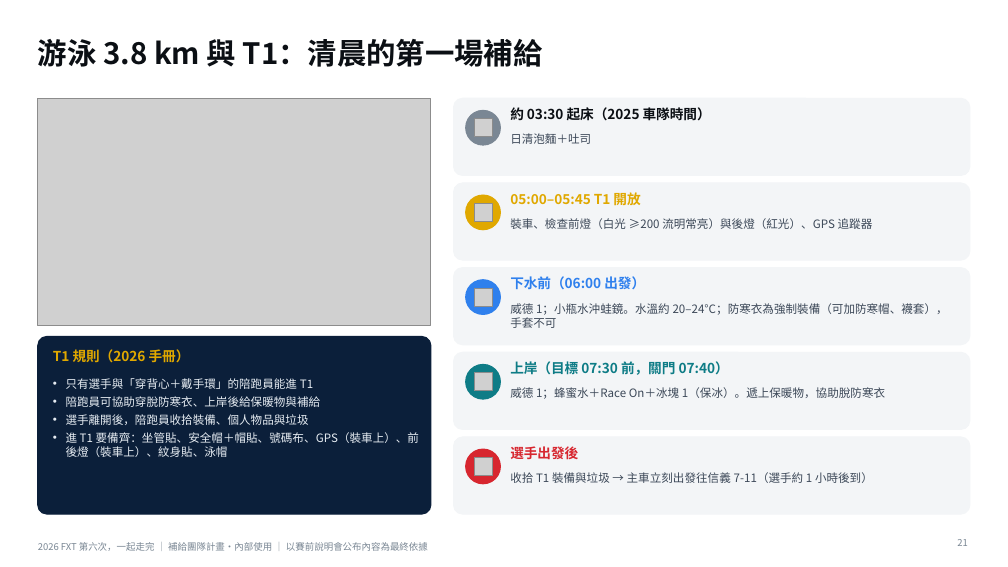
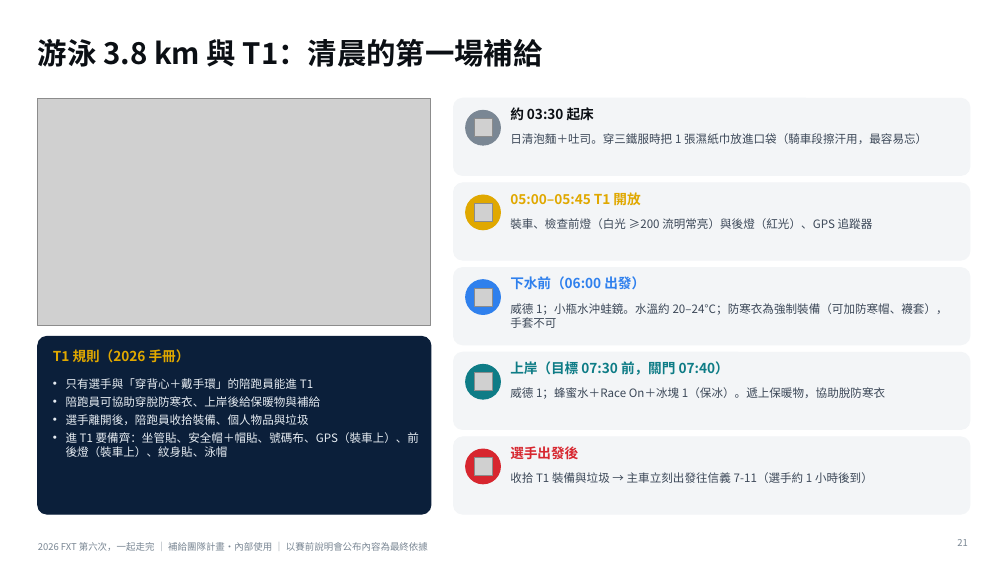
Before and after one commit to powermovebboy-sys/Race-site, a slide deck: slide 21 of deck/2026_FXT_第六次一起走完.pptx. Drawn at 1008x567 pixels with LibreOffice and Linux fonts; fonts in the diff are those of the drawing; grey boxes stand for pictures. Boxes give left, top, right and bottom in pixels: in the first picture for what was removed or moved away, otherwise in the second. Text is boxed around its words. In the diff, an @@ line names an element or a change of style, - is before the commit and + after.

```diff
--- a/deck/2026_FXT_第六次一起走完.pptx
+++ b/deck/2026_FXT_第六次一起走完.pptx
@@ text at <box>510,107,594,120</box>: text changed @@
-約 03:30 起床（2025 車隊時間）
+約 03:30 起床
@@ text at <box>510,133,927,144</box>: text changed @@
-日清泡麵＋吐司
+日清泡麵＋吐司。穿三鐵服時把 1 張濕紙巾放進口袋（騎車段擦汗用，最容易忘）
```
Also in this commit, not shown: 2 other slides changed, 2 other files.
